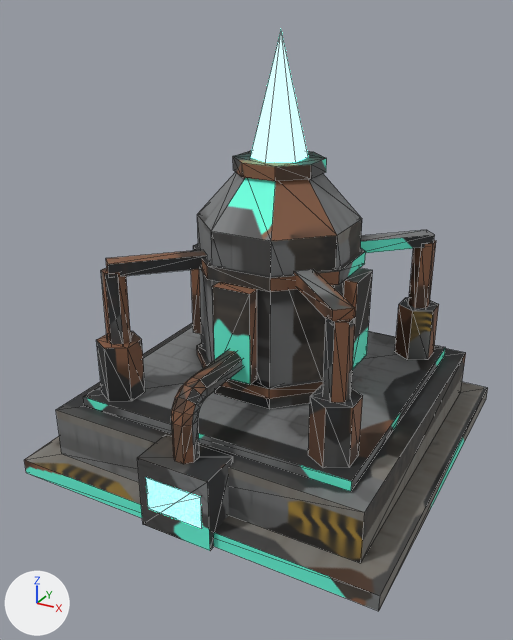
Before and after pictures for a commit that changed the glTF model jogo/assets/modelos/maquinas/extrator_cristal.glb.
Rendered twice from a 50 mm camera at (2.36, -4.64, 3.33) aimed at (-0.04, -0.27, 1.15). The axes (+X, +Y, +Z) are drawn at lower left. The lights are the same throughout. The older version comes first. Mesh edges are drawn as thin lines. Where no turn or scale is listed for an object, it has been applied to the vertices. Vertices at exactly the same position are counted once.

Names of what the first picture shows: 'extrator_cristal_corpo', 'extrator_cristal_cristal', 'extrator_cristal_hastes'.
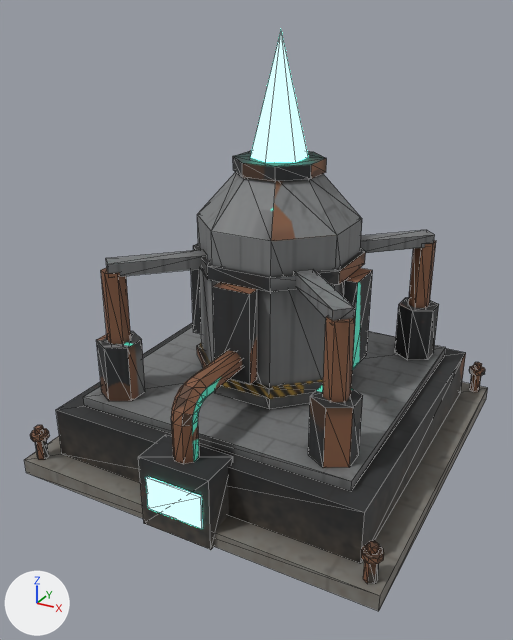
What changed in the scene script:
```text
Change me_extrator_cristal_corpo:
    used by ob_extrator_cristal_corpo; location = (0.0, 0.0, 0.0)
    remove me_extrator_cristal_corpo.from_pydata(...)  # 248 vertices, 430 faces; spans x -1.45..1.45, y -1.5..1.45, z 0.0..2.34
    add me_extrator_cristal_corpo.from_pydata(...)  # 408 vertices, 702 faces; spans x -1.45..1.45, y -1.5..1.45, z 0.0..2.34
    me_extrator_cristal_corpo part 1: a new loose piece, a 6-sided cylinder along z spanning x -1.389..-1.311, y -1.395..-1.305, z 0.12..0.3, in mat_extrator_cristal_tex (picture img_extrator_cristal_tex)
    me_extrator_cristal_corpo part 2: a new loose piece, a 6-sided cylinder along z spanning x 1.311..1.389, y -1.395..-1.305, z 0.12..0.3, in mat_extrator_cristal_tex (picture img_extrator_cristal_tex)
    me_extrator_cristal_corpo part 3: a new loose piece, a 6-sided cylinder along z spanning x 1.311..1.389, y 1.305..1.395, z 0.12..0.3, in mat_extrator_cristal_tex (picture img_extrator_cristal_tex)
    me_extrator_cristal_corpo part 4: a new loose piece, an 8-sided cylinder along z spanning x -1.42..-1.28, y -1.42..-1.28, z 0.3..0.34, in mat_extrator_cristal_tex (picture img_extrator_cristal_tex)
    me_extrator_cristal_corpo part 5: a new loose piece, a 6-sided cylinder along z spanning x -1.38..-1.32, y -1.385..-1.315, z 0.34..0.39, in mat_extrator_cristal_tex (picture img_extrator_cristal_tex)
    me_extrator_cristal_corpo part 6: a new loose piece, an 8-sided cylinder along z spanning x 1.28..1.42, y -1.42..-1.28, z 0.3..0.34, in mat_extrator_cristal_tex (picture img_extrator_cristal_tex)
    me_extrator_cristal_corpo part 7: a new loose piece, a 6-sided cylinder along z spanning x 1.32..1.38, y -1.385..-1.315, z 0.34..0.39, in mat_extrator_cristal_tex (picture img_extrator_cristal_tex)
    me_extrator_cristal_corpo part 8: a new loose piece, an 8-sided cylinder along z spanning x 1.28..1.42, y 1.28..1.42, z 0.3..0.34, in mat_extrator_cristal_tex (picture img_extrator_cristal_tex)
    me_extrator_cristal_corpo part 9: a new loose piece, a 6-sided cylinder along z spanning x 1.32..1.38, y 1.315..1.385, z 0.34..0.39, in mat_extrator_cristal_tex (picture img_extrator_cristal_tex)
    me_extrator_cristal_corpo part 10: 428 kept faces spanning x -1.45..1.45, y -1.5..1.45, z 0.0..2.34 get new texture (UV) coordinates
    other edits to the shape of me_extrator_cristal_corpo do not show in these pictures
Change me_extrator_cristal_hastes:
    where me_extrator_cristal_hastes.from_pydata(...)  # 80 vertices, 128 faces; spans x -0.96..0.96, y -0.97..0.97, z 1.0..1.67
    used by ob_extrator_cristal_hastes; location = (0.0, 0.0, 0.0)
    me_extrator_cristal_hastes part 11: texture (UV) coordinates of 128 of 128 faces, centred in x -0.96..0.96, y -0.96..0.96, z 1.0..1.67, changed; they spanned u 0.0..1.0, v 0.0..0.99 and now span u 0.0..0.98, v 0.0..0.98
```

What differs and where, as boxes (x1, y1, x2, y2) in the pictures (513 x 640 px):
part 1 of me_extrator_cristal_corpo, added
    after: (35, 440, 49, 460)
part 2 of me_extrator_cristal_corpo, added
    after: (363, 561, 379, 584)
part 3 of me_extrator_cristal_corpo, added
    after: (470, 375, 481, 392)
part 4 of me_extrator_cristal_corpo, added
    after: (30, 428, 50, 442)
part 5 of me_extrator_cristal_corpo, added
    after: (34, 425, 44, 435)
part 6 of me_extrator_cristal_corpo, added
    after: (361, 544, 384, 564)
part 7 of me_extrator_cristal_corpo, added
    after: (367, 541, 379, 555)
part 8 of me_extrator_cristal_corpo, added
    after: (469, 365, 485, 376)
part 9 of me_extrator_cristal_corpo, added
    after: (474, 362, 482, 370)
part 10 of me_extrator_cristal_corpo, surface changed
    both: (24, 156, 488, 607)
part 11 of me_extrator_cristal_hastes, surface changed
    both: (101, 232, 436, 402)
